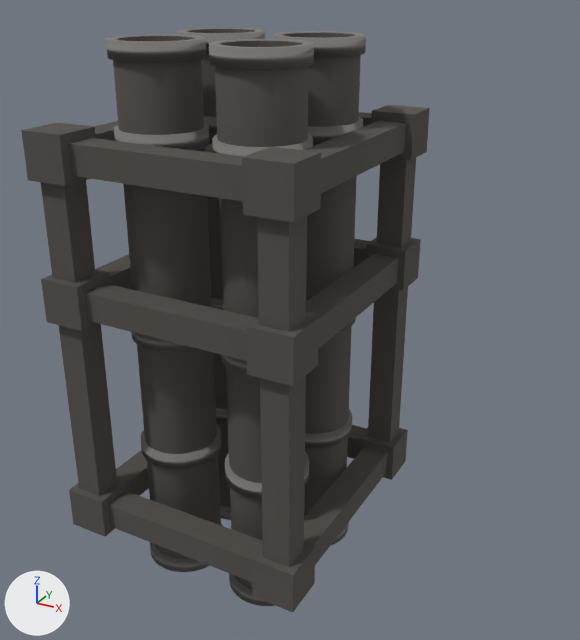
One commit to the FBX model Assets/Models/launcher.fbx: the scene before it, then after it.
Rendered twice from a camera (50 mm lens) standing at (4.47, -7.07, 3.57) and looking at (-0.44, 1.85, -0.88). The axes (+X, +Y, +Z) are drawn at lower left. The lights are the same throughout. Where no turn or scale is listed for an object, it has been applied to the vertices.
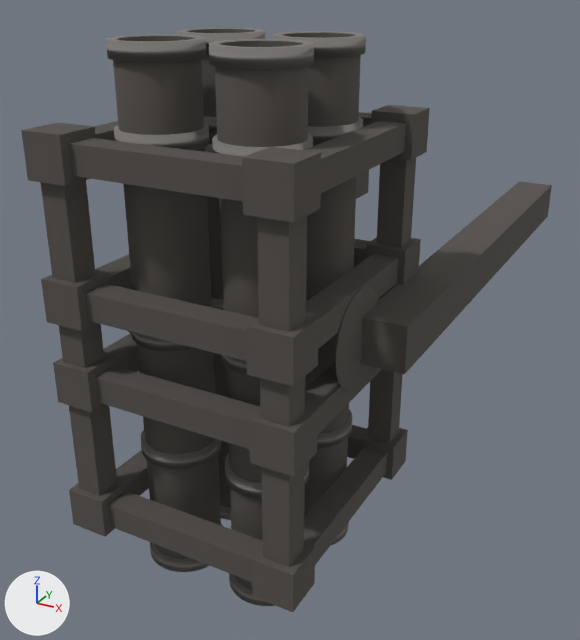
Commit message: Add Rocket Launcher model

What the commit changed:
Material 'Material.055' (mat_material_055) is new.
Its base color is (0.0908, 0.081, 0.072) (dark grey #55504c).
Its roughness is 1.0.
Material 'Material.054' (mat_material_054) is new.
Its base color is (0.0908, 0.081, 0.072) (dark grey #55504c).
Its roughness is 1.0.
Material 'Material.057' (mat_material_057) is new.
Its base color is (0.0908, 0.081, 0.072) (dark grey #55504c).
Its roughness is 1.0.
Material 'Material.046' (mat_material_046) is new.
Its base color is (0.0908, 0.081, 0.072) (dark grey #55504c).
Its roughness is 1.0.
Material 'Material.056' (mat_material_056) is new.
Its base color is (0.0908, 0.081, 0.072) (dark grey #55504c).
Its roughness is 1.0.
Material 'Material.047' (mat_material_047) is new.
Its base color is (0.0908, 0.081, 0.072) (dark grey #55504c).
Its roughness is 1.0.
Material 'Material.058' (mat_material_058) is new.
Its base color is (0.0908, 0.081, 0.072) (dark grey #55504c).
Its roughness is 1.0.
Material 'Material.066' (mat_material_066) is new.
Its base color is (0.0908, 0.081, 0.072) (dark grey #55504c).
Its roughness is 1.0.
Material 'Material.068' (mat_material_068) is new.
Its base color is (0.0908, 0.081, 0.072) (dark grey #55504c).
Its roughness is 1.0.
Material 'Material.067' (mat_material_067) is new.
Its base color is (0.0908, 0.081, 0.072) (dark grey #55504c).
Its roughness is 1.0.
me_cube_019 has 224 vertices, 168 faces and spans x -0.23..2.7, y -2.85..0.26, z -2.28..2.29.
me_cube_019 is used by ob_cube_005; location (-1.23, 1.3, -0.12).
me_cube_019 part 1: a new loose piece, a box spanning x 2.31..2.62, y -2.74..-0.06, z -0.58..-0.27, in mat_material_058 (dark grey #55504c).
me_cube_019 part 2: a new loose piece, a box spanning x -0.13..0.18, y -2.74..-0.06, z -0.58..-0.27, in mat_material_056 (dark grey #55504c).
me_cube_019 part 3: a new loose piece, a box spanning x -0.13..2.62, y -2.74..-2.44, z -0.58..-0.27, in mat_material_055 (dark grey #55504c).
me_cube_019 part 4: a new loose piece, a box spanning x -0.23..0.25, y -2.84..-2.36, z -0.66..-0.18, in mat_material_058 (dark grey #55504c).
me_cube_019 part 5: a new loose piece, a box spanning x 2.22..2.7, y -2.84..-2.36, z -0.66..-0.18, in mat_material_047 (dark grey #55504c).
me_cube_019 now uses material mat_material_058 (dark grey #55504c).
me_cube_019 now uses material mat_material_057 (dark grey #55504c).
me_cube_019 now uses material mat_material_056 (dark grey #55504c).
me_cube_019 now uses material mat_material_055 (dark grey #55504c).
me_cube_019 now uses material mat_material_054 (dark grey #55504c).
me_cube_019 now uses material mat_material_047 (dark grey #55504c).
me_cube_019 now uses material mat_material_046 (dark grey #55504c).
Mesh me_sphere_001 is new.
It consists of a UV sphere (32 segments, 16 rings, poles along z) spanning x -0.04..0.04, y -0.55..0.55, z -0.55..0.55, material slot 1; a UV sphere (32 segments, 16 rings, poles along z) spanning x -2.81..-2.73, y -0.55..0.55, z -0.55..0.55, material slot 0; a box spanning x 0.0..0.54, y -0.01..6.56, z -0.28..0.25, material slot 2; a box spanning x -3.3..-2.76, y -0.01..6.56, z -0.28..0.25, material slot 3.
It uses material mat_material_001 (dark grey #55504c).
It uses material mat_material_066 (dark grey #55504c).
It uses material mat_material_067 (dark grey #55504c).
It uses material mat_material_068 (dark grey #55504c).
Object 'Sphere.001' (ob_sphere_001) is new; it shows me_sphere_001.
Its location is (1.4, 0.0, 0.0).

Changed parts and their boxes [x1, y1, x2, y2] in the pictures (580 x 640 px):
'Sphere.001', added
    after: [128, 170, 552, 390]
    faces in mat_material_067 (dark grey #55504c): [360, 181, 552, 374]
    faces in mat_material_066 (dark grey #55504c): [335, 287, 378, 390]
    faces in mat_material_068 (dark grey #55504c): [356, 170, 369, 199]
part 1 of me_cube_019, added
    after: [305, 362, 382, 434]
part 2 of me_cube_019, added
    after: [103, 333, 139, 372]
part 3 of me_cube_019, added
    after: [95, 366, 260, 449]
part 4 of me_cube_019, added
    after: [53, 351, 119, 413]
part 5 of me_cube_019, added
    after: [249, 406, 318, 477]
